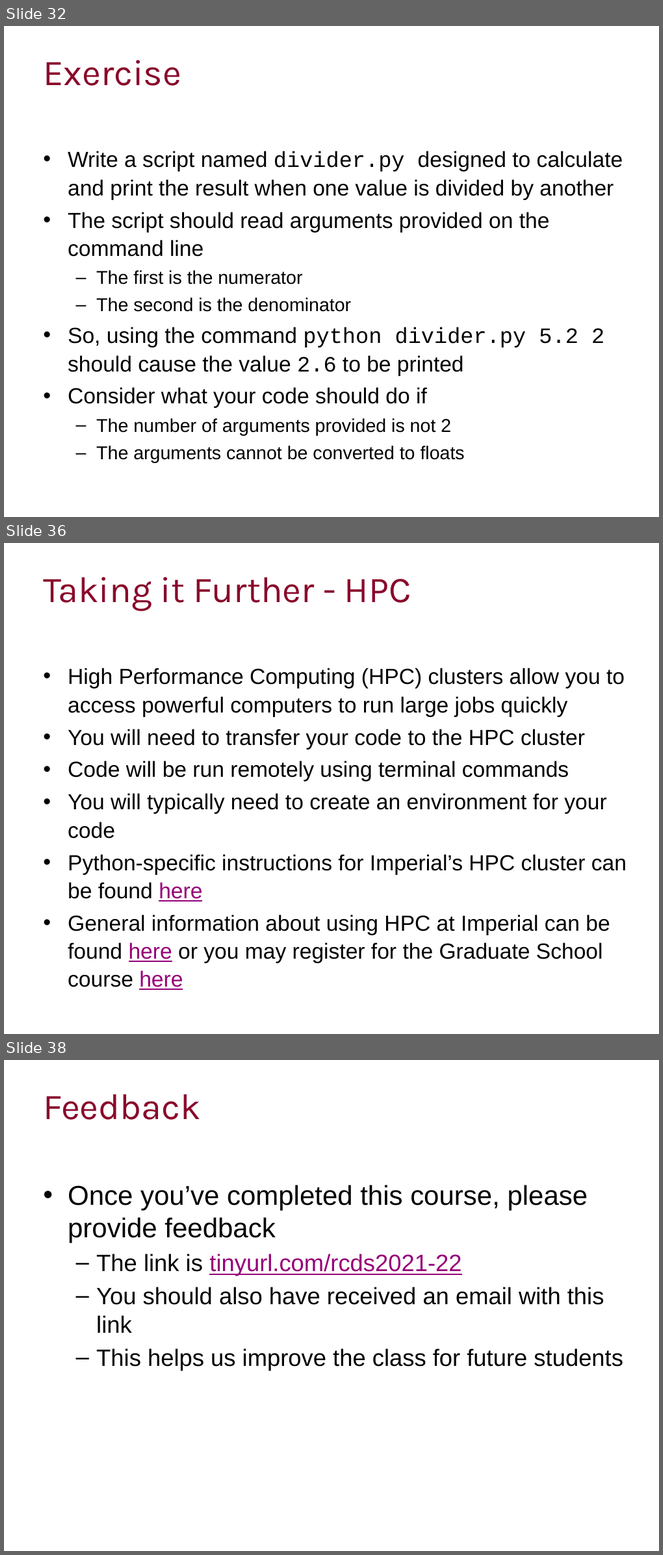
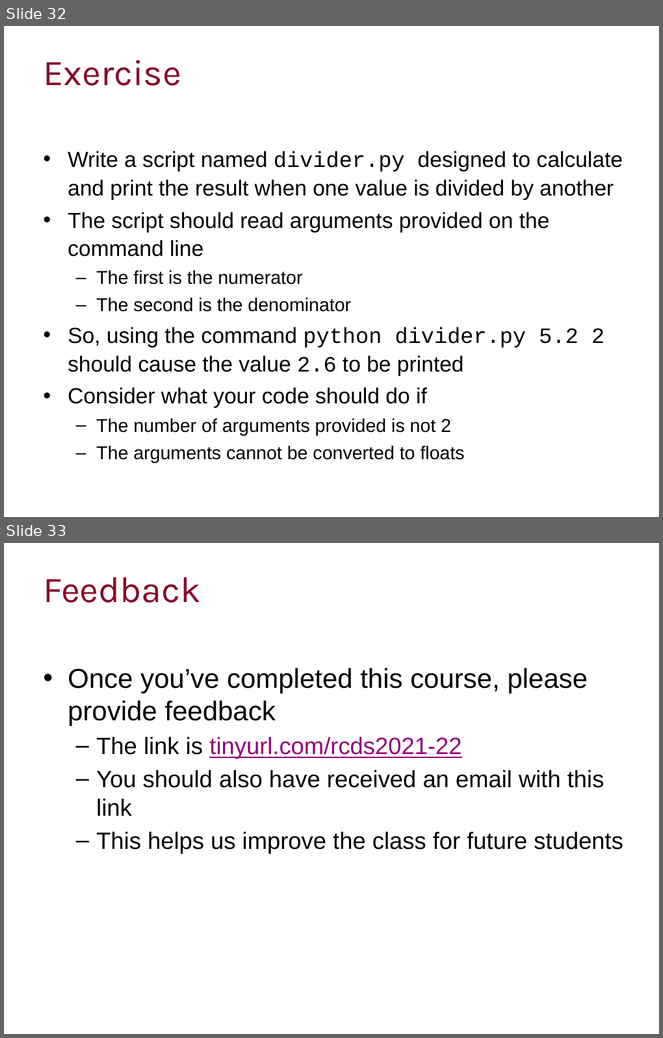
Before and after one commit to ImperialCollegeLondon/RCDS-managing-and-running-python-effectively, a slide deck: Managing and Running Python Effectively.pptx. Shown one above the other, each under a label of ours: slides 32, 36 and 38 before the commit, slides 32 and 33 after it; the slides between them are not shown. The pictures are 663x1555 and 663x1038 pixels, drawn with LibreOffice and Linux fonts; fonts in the diff are those of the drawing; background and template pictures are left out. Boxes give left, top, right and bottom in pixels: in the first picture for what was removed or moved away, otherwise in the second. Text is boxed around its words. In the diff, an @@ line names an element or a change of style, - is before the commit and + after.

```diff
--- a/Managing and Running Python Effectively.pptx
+++ b/Managing and Running Python Effectively.pptx
@@ slide 36 removed at box(4, 543, 659, 1034), background #FFFFFF @@
@@ title removed at box(43, 577, 412, 611) @@
-Taking it Further - HPC
@@ text removed at box(68, 668, 627, 990) @@
-• High Performance Computing (HPC) clusters allow you to access powerful computers to run large jobs quickly
-• You will need to transfer your code to the HPC cluster
-• Code will be run remotely using terminal commands
-• You will typically need to create an environment for your code
-• Python-specific instructions for Imperial’s HPC cluster can be found here
-• General information about using HPC at Imperial can be found here or you may register for the Graduate School course here
@@ what was slide 38 is now slide 33 @@
```
Also in this commit, not shown: 4 other slides removed.
